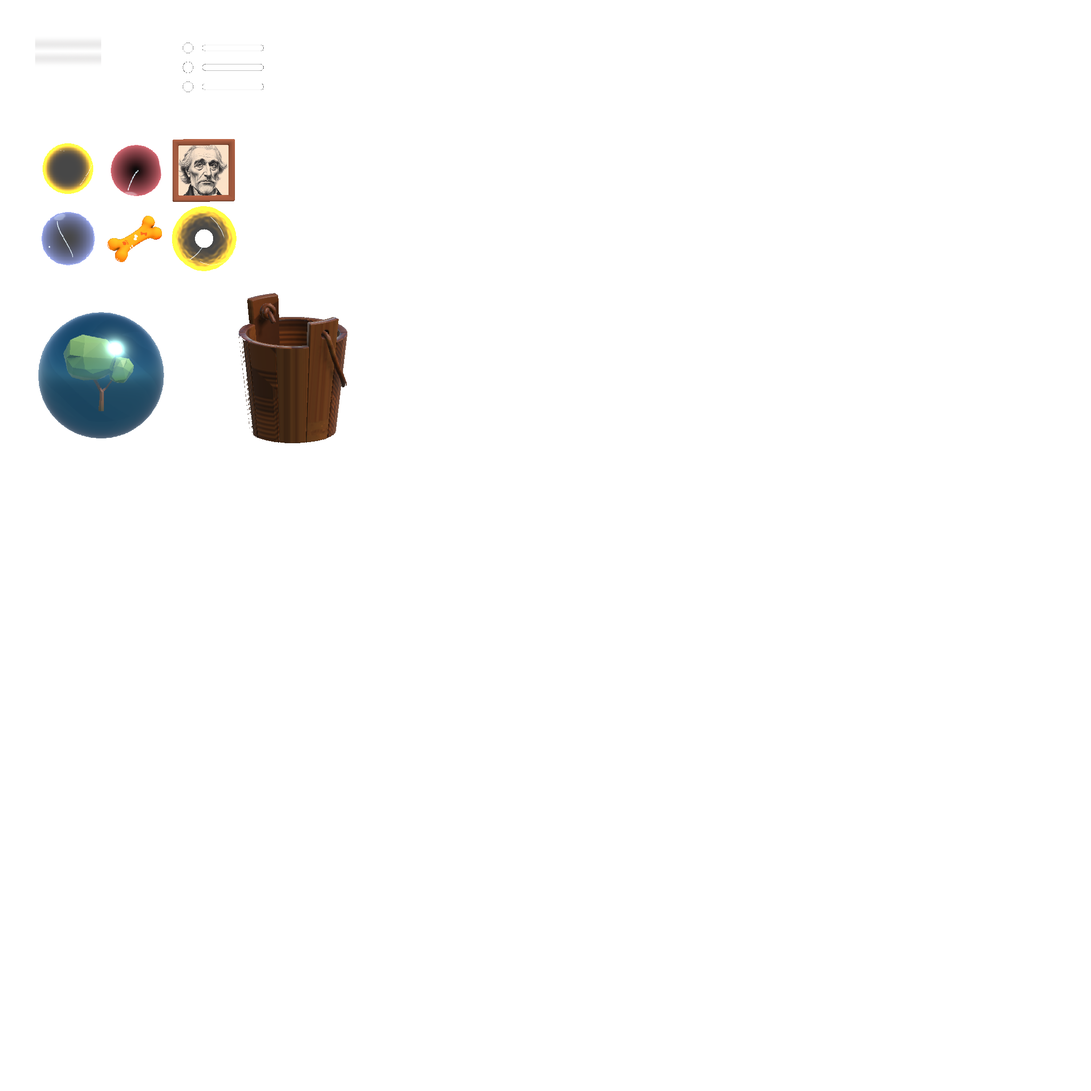
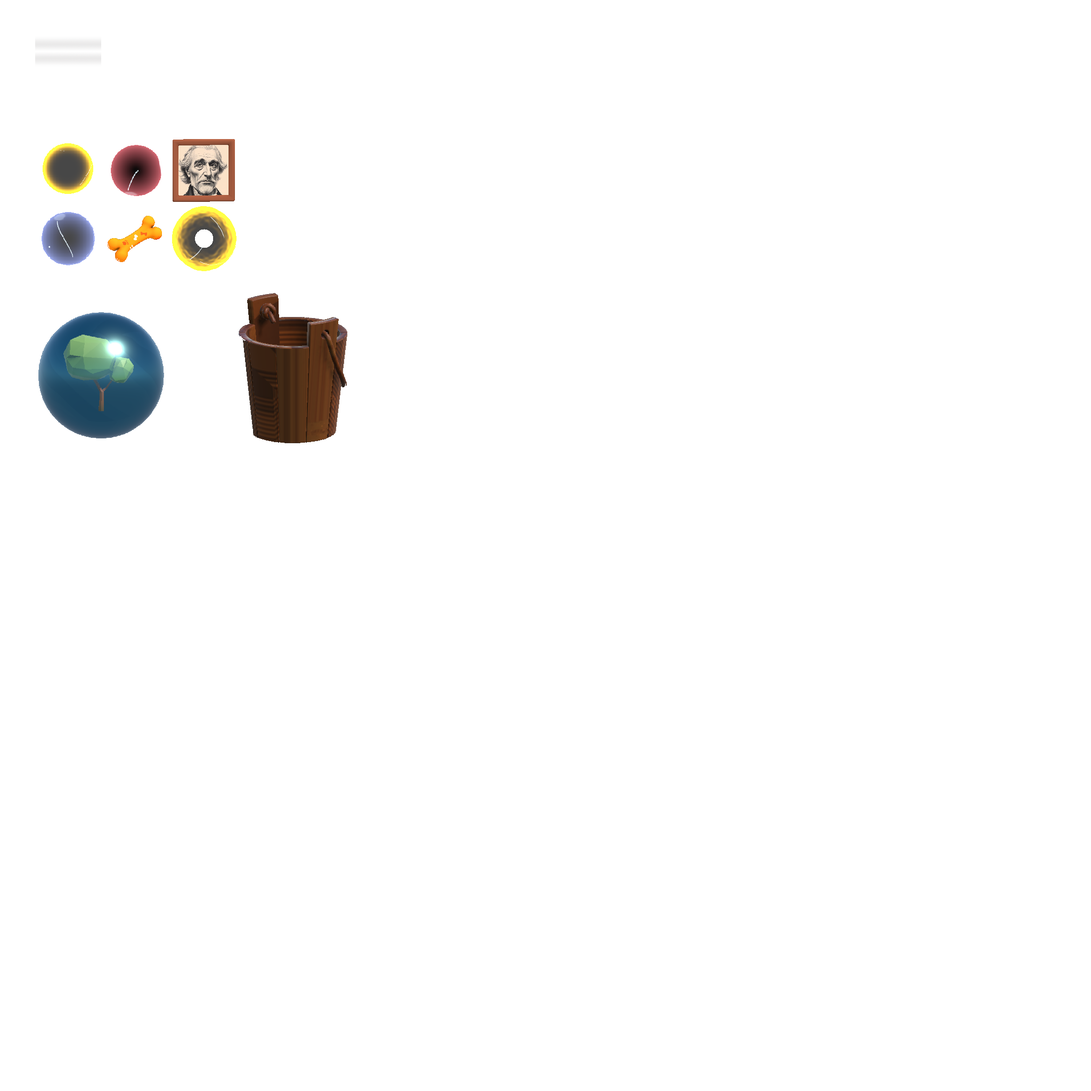
Layer changes from the first 1091 x 1091 image to the second:
painted on "Слой 9" over [238, 335, 254, 435]
removed layer "Эллипс 1" over [182, 42, 264, 93]
added layer "Menu" above "Слой 6" over [182, 42, 253, 93]
